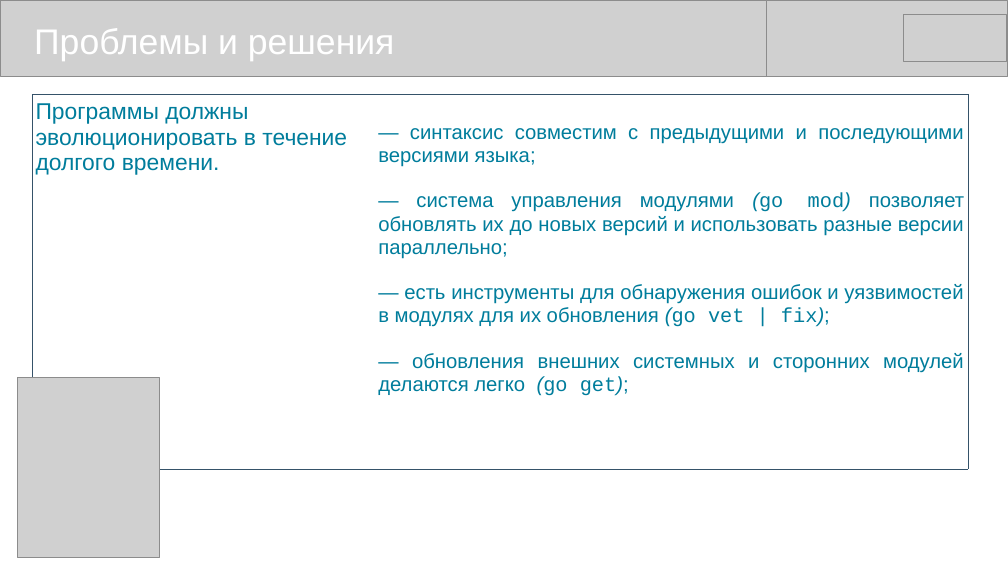
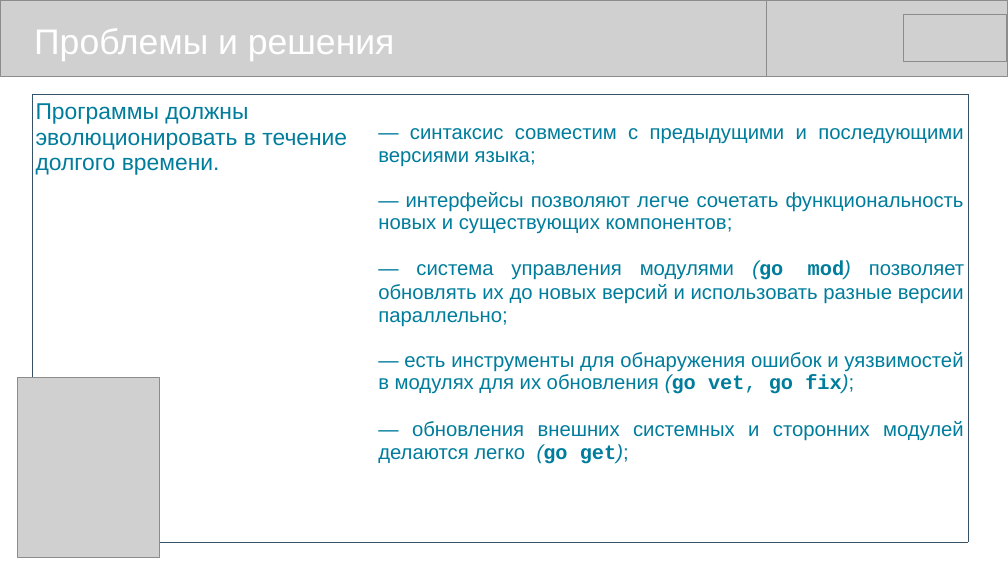
Before and after one commit to mike-shock/Go_language, a slide deck: slide 10 of view/Go_View.odp. Drawn at 1008x567 pixels with LibreOffice and Linux fonts; fonts in the diff are those of the drawing; grey boxes stand for pictures. Boxes give left, top, right and bottom in pixels: in the first picture for what was removed or moved away, otherwise in the second. Text is boxed around its words. In the diff, an @@ line names an element or a change of style, - is before the commit and + after.

```diff
--- a/view/Go_View.odp
+++ b/view/Go_View.odp
@@ table at [32,94,969,513] @@
-row 1, column 2: — синтаксис совместим с предыдущими и последующими версиями языка; / — система управления модулями (go mod) позволяет обновлять их до новых версий и использовать разные версии параллельно; / — есть инструменты для обнаружения ошибок и уязвимостей в модулях для их обновления (go vet | fix); / — обновления внешних системных и сторонних модулей делаются легко (go get);
+row 1, column 2: — синтаксис совместим с предыдущими и последующими версиями языка; / — интерфейсы позволяют легче сочетать функциональность новых и существующих компонентов; / — система управления модулями (go mod) позволяет обновлять их до новых версий и использовать разные версии параллельно; / — есть инструменты для обнаружения ошибок и уязвимостей в модулях для их обновления (go vet, go fix); / — обновления внешних системных и сторонних модулей делаются легко (go get);
```
Also in this commit, not shown: 8 other slides changed, 1 other file.
